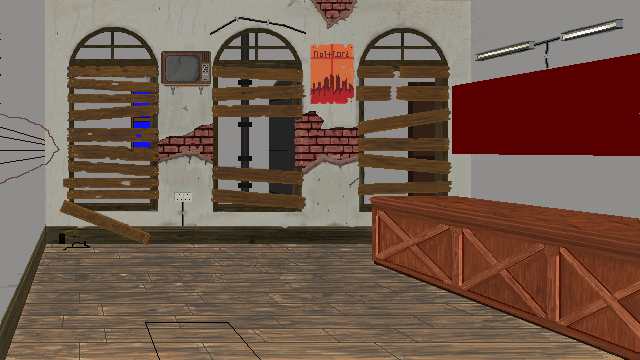
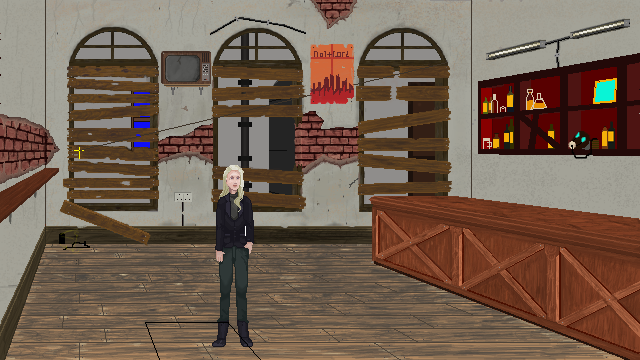
Revision of a layered 640px x 360px image; what changed, layer by layer:
showed "vanishing" over 74, 62, 448, 347
moved "flourescent light" into group "Base layer", painted on it over 79, 18, 630, 160
painted on "Cupboard" over 452, 53, 640, 156
renamed "Bar" to "shelf/bar", painted on it over 0, 150, 640, 347
painted on "wall2" over 0, 0, 640, 347
